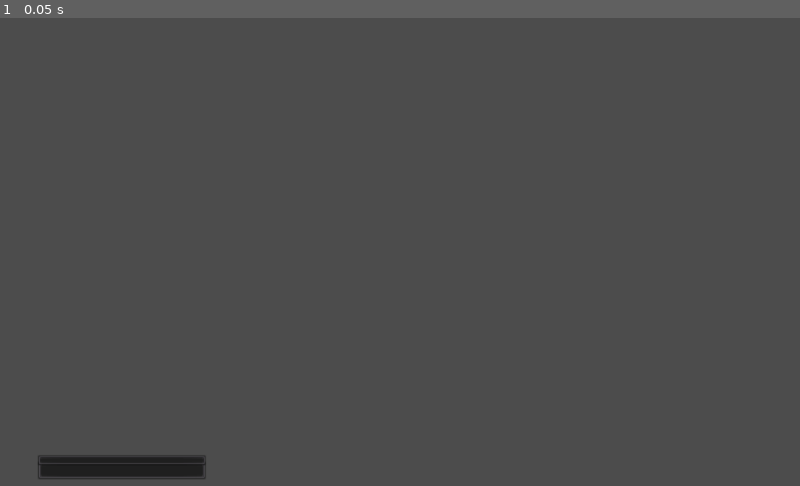
Above: before the commit, frame 1.
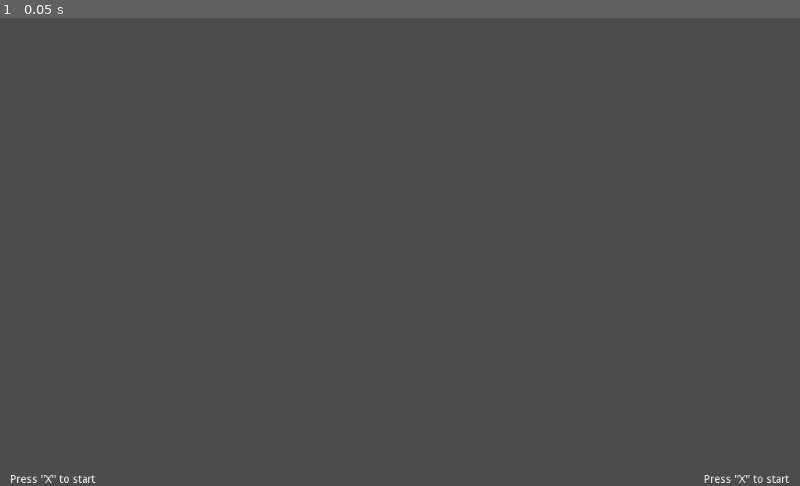
Above: after the commit, the same moment.

Repository: Santyru-C/spacewar
Game: Godot game, scene res://HUD.tscn
Same seed, same stepped clock (60 frames per second), same inputs: the game is played once before the commit and once after it. This scene is started directly instead of the project's main scene.
Inputs:
- Up to frame 1 (0.05 s): no input

The runs differ from the first frame. In frame 1, 1.0% of the frame differs, in the area x 1-99%, y 93-100%.
Error after the commit: Attempt to call function 'instance' in base 'null instance' on a null instance. (res://HUD.gd:30)

Commit message:
add display instancing function

Diff:
--- a/project/HUD.gd
+++ b/project/HUD.gd
@@ -14,3 +14,23 @@
 
 func on_max_charges_updated(amount):
 	$ChargesBar.max_value = amount
+
+func update_p1_speed(current_speed):
+	$SpeedLabel.text = str(current_speed)
+
+func set_p2_display():
+	var attributeDisplay_scene = load("res://scenes/InvertedAttributeDisplay.tscn")
+	var attributeDisplay = attributeDisplay_scene.instance()
+	$PlayerController2.add_child(attributeDisplay)
+	$PlayerController2/Label.queue_free()
+	attributeDisplay.rect_position.x -= attributeDisplay.rect_size.x + 20
+
+func set_p1_display():
+	var attributeDisplay_scene = load("res://scenes/AttributeDisplay.tscn")
+	var attributeDisplay = attributeDisplay_scene.instance()
+	$PlayerController1/Label.queue_free()
+	$PlayerController1.add_child(attributeDisplay)
+
+func _ready():
+	set_p1_display()
+	set_p2_display()
--- a/project/HUD.tscn
+++ b/project/HUD.tscn
@@ -7,21 +7,31 @@
 anchor_bottom = 1.0
 script = ExtResource( 1 )
 
-[node name="EnergyBar" type="ProgressBar" parent="."]
-margin_left = 48.0
-margin_top = 568.0
-margin_right = 264.0
-margin_bottom = 592.0
-max_value = 500.0
-value = 500.0
-percent_visible = false
+[node name="PlayerController1" type="Control" parent="."]
+anchor_top = 1.0
+anchor_bottom = 1.0
 
-[node name="ChargesBar" type="ProgressBar" parent="."]
-margin_left = 48.0
-margin_top = 560.0
-margin_right = 264.0
-margin_bottom = 574.0
-max_value = 3.0
-step = 1.0
-value = 3.0
-percent_visible = false
+[node name="Label" type="Label" parent="PlayerController1"]
+margin_top = -16.0
+margin_right = 136.0
+text = "Press \"X\" to start"
+align = 1
+valign = 1
+
+[node name="PlayerController2" type="Control" parent="."]
+anchor_left = 1.0
+anchor_top = 1.0
+anchor_right = 1.0
+anchor_bottom = 1.0
+grow_horizontal = 0
+
+[node name="Label" type="Label" parent="PlayerController2"]
+anchor_left = 1.0
+anchor_top = 1.0
+anchor_right = 1.0
+anchor_bottom = 1.0
+margin_left = -136.0
+margin_top = -16.0
+text = "Press \"X\" to start"
+align = 1
+valign = 1
